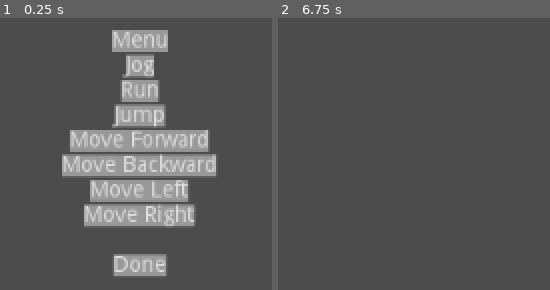
Above: before the commit, frames 1-2 (left to right).
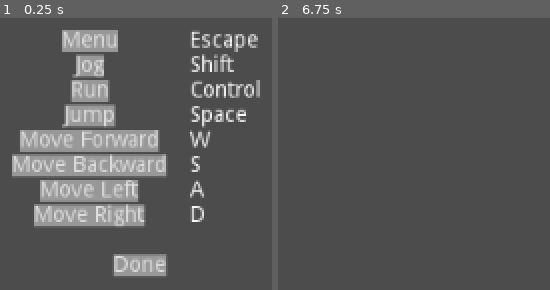
Above: after the commit, the same moments.

Repository: ihave13digits/AutomatonUprising
Game: Godot game, scene res://scene/ui/ControlSettings.tscn
Same seed, same stepped clock (60 frames per second), same inputs: the game is played once before the commit and once after it. This scene is started directly instead of the project's main scene.
Inputs:
- Up to frame 1 (0.25 s): no input
- Up to frame 2 (6.75 s): click "Menu" at 0.5 s; click "Jog" at 1.25 s; click "Run" at 2 s; click "Jump" at 2.75 s; click "Move Forward" at 3.5 s; click "Move Backward" at 4.25 s; click "Move Left" at 5 s; click "Move Right" at 5.75 s; click "Done" at 6.5 s

The runs differ from the first frame. In frame 1, 28% of the frame differs, in the area x 4-96%, y 4-78%; in frame 2, nothing differs.

Commit message:
updated core

Diff:
--- a/project.godot
+++ b/project.godot
@@ -23,6 +23,101 @@
 
 Data="*res://data/Data.gd"
 
+[input]
+
+ui_accept={
+"deadzone": 0.49,
+"events": [  ]
+}
+ui_select={
+"deadzone": 0.5,
+"events": [  ]
+}
+ui_cancel={
+"deadzone": 0.5,
+"events": [  ]
+}
+ui_focus_next={
+"deadzone": 0.5,
+"events": [  ]
+}
+ui_focus_prev={
+"deadzone": 0.5,
+"events": [  ]
+}
+ui_left={
+"deadzone": 0.5,
+"events": [  ]
+}
+ui_right={
+"deadzone": 0.5,
+"events": [  ]
+}
+ui_up={
+"deadzone": 0.5,
+"events": [  ]
+}
+ui_down={
+"deadzone": 0.5,
+"events": [  ]
+}
+ui_page_up={
+"deadzone": 0.5,
+"events": [  ]
+}
+ui_page_down={
+"deadzone": 0.5,
+"events": [  ]
+}
+ui_home={
+"deadzone": 0.5,
+"events": [  ]
+}
+ui_end={
+"deadzone": 0.5,
+"events": [  ]
+}
+menu={
+"deadzone": 0.5,
+"events": [ Object(InputEventKey,"resource_local_to_scene":false,"resource_name":"","device":0,"alt":false,"shift":false,"control":false,"meta":false,"command":false,"pressed":false,"scancode":16777217,"unicode":0,"echo":false,"script":null)
+ ]
+}
+run={
+"deadzone": 0.5,
+"events": [ Object(InputEventKey,"resource_local_to_scene":false,"resource_name":"","device":0,"alt":false,"shift":false,"control":false,"meta":false,"command":false,"pressed":false,"scancode":16777238,"unicode":0,"echo":false,"script":null)
+ ]
+}
+jog={
+"deadzone": 0.5,
+"events": [ Object(InputEventKey,"resource_local_to_scene":false,"resource_name":"","device":0,"alt":false,"shift":false,"control":false,"meta":false,"command":false,"pressed":false,"scancode":16777237,"unicode":0,"echo":false,"script":null)
+ ]
+}
+jump={
+"deadzone": 0.5,
+"events": [ Object(InputEventKey,"resource_local_to_scene":false,"resource_name":"","device":0,"alt":false,"shift":false,"control":false,"meta":false,"command":false,"pressed":false,"scancode":32,"unicode":0,"echo":false,"script":null)
+ ]
+}
+move_forward={
+"deadzone": 0.5,
+"events": [ Object(InputEventKey,"resource_local_to_scene":false,"resource_name":"","device":0,"alt":false,"shift":false,"control":false,"meta":false,"command":false,"pressed":false,"scancode":87,"unicode":0,"echo":false,"script":null)
+ ]
+}
+move_backward={
+"deadzone": 0.5,
+"events": [ Object(InputEventKey,"resource_local_to_scene":false,"resource_name":"","device":0,"alt":false,"shift":false,"control":false,"meta":false,"command":false,"pressed":false,"scancode":83,"unicode":0,"echo":false,"script":null)
+ ]
+}
+move_left={
+"deadzone": 0.5,
+"events": [ Object(InputEventKey,"resource_local_to_scene":false,"resource_name":"","device":0,"alt":false,"shift":false,"control":false,"meta":false,"command":false,"pressed":false,"scancode":65,"unicode":0,"echo":false,"script":null)
+ ]
+}
+move_right={
+"deadzone": 0.5,
+"events": [ Object(InputEventKey,"resource_local_to_scene":false,"resource_name":"","device":0,"alt":false,"shift":false,"control":false,"meta":false,"command":false,"pressed":false,"scancode":68,"unicode":0,"echo":false,"script":null)
+ ]
+}
+
 [rendering]
 
 environment/default_environment="res://default_env.tres"
--- a/scene/Main.gd
+++ b/scene/Main.gd
@@ -6,7 +6,7 @@
 
 func _ready():
 	add_player(Vector3(0, 10, 0))
-	player.has_control = false
+	#player.has_control = false
 	hud = $HUD
 	world = $World
 
--- a/scene/instance/Player.gd
+++ b/scene/instance/Player.gd
@@ -25,6 +25,7 @@
 	'HP' : 0.0,
 	'hp' : 0.0,
 	'speed' : 500.0,
+	'boost' : 1.0,
 	# Specified
 	'gender' : 0.0,
 	'height' : 1.8,
@@ -77,8 +78,45 @@
 	if velocity.length() > 0.01:
 		velocity /= velocity.length()
 
-		var motion = velocity * (data['speed'] * delta)
+		var motion = velocity * ((data['speed']*data['boost']) * delta)
 		motion = move_and_slide(motion, Vector3.UP, false, 4, 0.78, true)
+
+func _process(_delta):
+	if Input.is_action_just_pressed("menu"):
+		Input.set_mouse_mode(Input.MOUSE_MODE_VISIBLE)
+		has_control = false
+		emit_signal("update_hud")
+
+	if Input.is_action_just_pressed("jump"):
+		if is_on_floor():
+			var tween = get_node("Tween")
+			tween.interpolate_property(
+			self, "translation",
+			translation,
+			Vector3(translation.x, translation.y+1.5, translation.z),
+			0.3,
+			Tween.TRANS_BOUNCE
+			)
+			tween.start()
+
+	if Input.is_action_just_pressed("jog"):
+		data['boost'] = 1.5
+	if Input.is_action_just_released("jog"):
+		data['boost'] = 1.0
+
+	if Input.is_action_just_pressed("run"):
+		data['boost'] = 2.0
+	if Input.is_action_just_released("run"):
+		data['boost'] = 1.0
+
+	if Input.is_action_pressed("move_forward"):
+		velocity = -$Y.get_transform().basis.z
+	if Input.is_action_pressed("move_backward"):
+		velocity = $Y.get_transform().basis.z
+	if Input.is_action_pressed("move_left"):
+		velocity = -$Y.get_transform().basis.x
+	if Input.is_action_pressed("move_right"):
+		velocity = $Y.get_transform().basis.x
 
 func _input(event):
 	if event is InputEventMouseButton:
@@ -102,44 +140,3 @@
 		$Y.set_rotation(Vector3(0, deg2rad(_yaw), 0))
 		$Y.rotate($Y.get_transform().basis.x.normalized(), -deg2rad(_pitch))
 		emit_signal("update_cursor")
-
-	if event is InputEventKey:
-		var key = OS.get_scancode_string(event.scancode)
-		if event.pressed:
-			if key == Data.controls['menu']:
-				Input.set_mouse_mode(Input.MOUSE_MODE_VISIBLE)
-				has_control = false
-				emit_signal("update_hud")
-
-			if key == Data.controls['jog']:
-					data['speed'] *= 2
-			elif key == Data.controls['run']:
-					data['speed'] *= 3
-
-			if key == Data.controls['move_forward']:
-				velocity = -$Y.get_transform().basis.z
-			elif key == Data.controls['move_backward']:
-				velocity = $Y.get_transform().basis.z
-			if key == Data.controls['move_left']:
-				velocity = -$Y.get_transform().basis.x
-			elif key == Data.controls['move_right']:
-				velocity = $Y.get_transform().basis.x
-
-			if key == Data.controls['jump']:
-				if is_on_floor():
-					var tween = get_node("Tween")
-					tween.interpolate_property(
-					self, "translation",
-					translation,
-					Vector3(translation.x, translation.y+1.5, translation.z),
-					0.3,
-					Tween.TRANS_BOUNCE
-					)
-					tween.start()
-
-			$Y.set_rotation(Vector3(0, deg2rad(_yaw), 0))
-			$Y.rotate($Y.get_transform().basis.x.normalized(), -deg2rad(_pitch))
-
-		if !event.pressed:
-			if key == Data.controls['jog'] or key == Data.controls['run']:
-				data['speed'] = 500
--- a/scene/instance/Tile.tscn
+++ b/scene/instance/Tile.tscn
@@ -4,6 +4,7 @@
 [ext_resource path="res://mesh/tile/cave.obj" type="ArrayMesh" id=2]
 
 [sub_resource type="ConcavePolygonShape" id=1]
+margin = 0.001
 
 [node name="Tile" type="StaticBody"]
 collision_layer = 3
--- a/scene/ui/ControlSettings.gd
+++ b/scene/ui/ControlSettings.gd
@@ -1,38 +1,51 @@
 extends Control
 
-func _change_key(action_string, new_key):
+enum ACTIONS {menu, jog, run, jump, move_forward, move_backward, move_left, move_right}
+
+var action_string = ''
+
+func _ready():
+	update_labels()
+
+func _input(event):
+	if event is InputEventKey:
+		var key = OS.get_scancode_string(event.scancode)
+		if event.pressed:
+			Data.controls[action_string] = key
+			_change_key(event)
+			update_labels()
+
+func _change_key(new_key):
 	if !InputMap.get_action_list(action_string).empty():
 		InputMap.action_erase_event(action_string, InputMap.get_action_list(action_string)[0])
-	for i in Data.controls:
-		if InputMap.action_has_event(i, new_key):
-			InputMap.action_erase_event(i, new_key)
 	InputMap.action_add_event(action_string, new_key)
 
+func update_labels():
+	$LabelMenu.text = Data.controls['menu']
+	$LabelJog.text = Data.controls['jog']
+	$LabelRun.text = Data.controls['run']
+	$LabelJump.text = Data.controls['jump']
+	$LabelMoveForward.text = Data.controls['move_forward']
+	$LabelMoveBackward.text = Data.controls['move_backward']
+	$LabelMoveLeft.text = Data.controls['move_left']
+	$LabelMoveRight.text = Data.controls['move_right']
 
 func _on_Menu_pressed():
-	pass
-
+	action_string = 'menu'
 func _on_Jog_pressed():
-	pass
-
+	action_string = 'jog'
 func _on_Run_pressed():
-	pass
-
+	action_string = 'run'
 func _on_Jump_pressed():
-	pass
-
+	action_string = 'jump'
 func _on_MoveForward_pressed():
-	pass
-
+	action_string = 'move_forward'
 func _on_MoveBackward_pressed():
-	pass
-
+	action_string = 'move_backward'
 func _on_MoveLeft_pressed():
-	pass
-
+	action_string = 'move_left'
 func _on_MoveRight_pressed():
-	pass
-
+	action_string = 'move_right'
 
 func _on_Done_pressed():
 	queue_free()
--- a/scene/ui/ControlSettings.tscn
+++ b/scene/ui/ControlSettings.tscn
@@ -14,57 +14,57 @@
 }
 
 [node name="Menu" parent="." instance=ExtResource( 2 )]
-margin_left = -18.0
-margin_right = 18.0
+margin_left = -50.0
+margin_right = -14.0
 margin_bottom = 14.0
 text = "Menu"
 
 [node name="Jog" parent="." instance=ExtResource( 2 )]
-margin_left = -9.0
+margin_left = -41.0
 margin_top = 16.0
-margin_right = 9.0
+margin_right = -23.0
 margin_bottom = 30.0
 text = "Jog"
 
 [node name="Run" parent="." instance=ExtResource( 2 )]
-margin_left = -12.0
+margin_left = -44.0
 margin_top = 32.0
-margin_right = 12.0
+margin_right = -20.0
 margin_bottom = 46.0
 text = "Run"
 
 [node name="Jump" parent="." instance=ExtResource( 2 )]
-margin_left = -16.0
+margin_left = -48.0
 margin_top = 48.0
-margin_right = 16.0
+margin_right = -16.0
 margin_bottom = 62.0
 text = "Jump"
 
 [node name="MoveForward" parent="." instance=ExtResource( 2 )]
-margin_left = -44.5
+margin_left = -76.5
 margin_top = 64.0
-margin_right = 44.5
+margin_right = 12.5
 margin_bottom = 78.0
 text = "Move Forward"
 
 [node name="MoveBackward" parent="." instance=ExtResource( 2 )]
-margin_left = -49.5
+margin_left = -81.5
 margin_top = 80.0
-margin_right = 49.5
+margin_right = 17.5
 margin_bottom = 94.0
 text = "Move Backward"
 
 [node name="MoveLeft" parent="." instance=ExtResource( 2 )]
-margin_left = -31.5
+margin_left = -63.5
 margin_top = 96.0
-margin_right = 31.5
+margin_right = -0.5
 margin_bottom = 110.0
 text = "Move Left"
 
 [node name="MoveRight" parent="." instance=ExtResource( 2 )]
-margin_left = -35.5
+margin_left = -67.5
 margin_top = 112.0
-margin_right = 35.5
+margin_right = 3.5
 margin_bottom = 126.0
 text = "Move Right"
 
@@ -74,6 +74,56 @@
 margin_right = 17.0
 margin_bottom = 158.0
 text = "Done"
+
+[node name="LabelMenu" type="Label" parent="."]
+margin_left = 32.0
+margin_right = 72.0
+margin_bottom = 14.0
+
+[node name="LabelJog" type="Label" parent="."]
+margin_left = 32.0
+margin_top = 16.0
+margin_right = 72.0
+margin_bottom = 30.0
+
+[node name="LabelRun" type="Label" parent="."]
+margin_left = 32.0
+margin_top = 32.0
+margin_right = 72.0
+margin_bottom = 46.0
+
+[node name="LabelJump" type="Label" parent="."]
+margin_left = 32.0
+margin_top = 48.0
+margin_right = 72.0
+margin_bottom = 62.0
+
+[node name="LabelMoveForward" type="Label" parent="."]
+margin_left = 32.0
+margin_top = 64.0
+margin_right = 72.0
+margin_bottom = 78.0
+
+[node name="LabelMoveBackward" type="Label" parent="."]
+margin_left = 32.0
+margin_top = 80.0
+margin_right = 72.0
+margin_bottom = 94.0
+
+[node name="LabelMoveLeft" type="Label" parent="."]
+margin_left = 32.0
+margin_top = 96.0
+margin_right = 72.0
+margin_bottom = 110.0
+__meta__ = {
+"_edit_use_anchors_": false
+}
+
+[node name="LabelMoveRight" type="Label" parent="."]
+margin_left = 32.0
+margin_top = 112.0
+margin_right = 72.0
+margin_bottom = 126.0
 [connection signal="pressed" from="Menu" to="." method="_on_Menu_pressed"]
 [connection signal="pressed" from="Jog" to="." method="_on_Jog_pressed"]
 [connection signal="pressed" from="Run" to="." method="_on_Run_pressed"]
